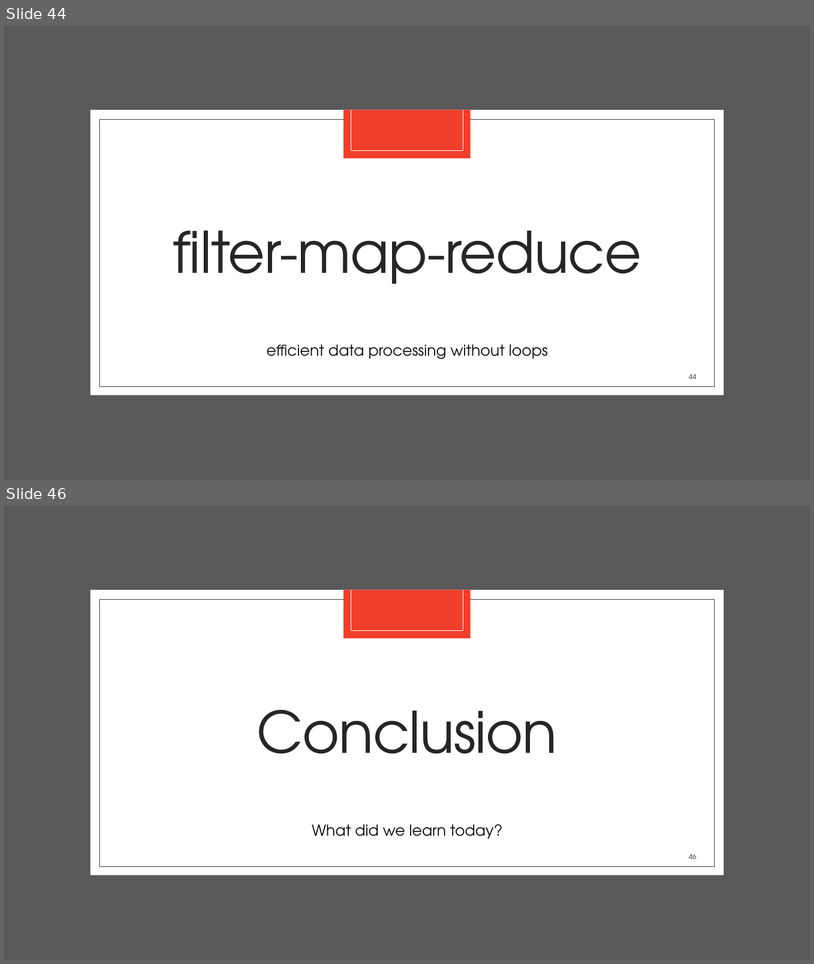
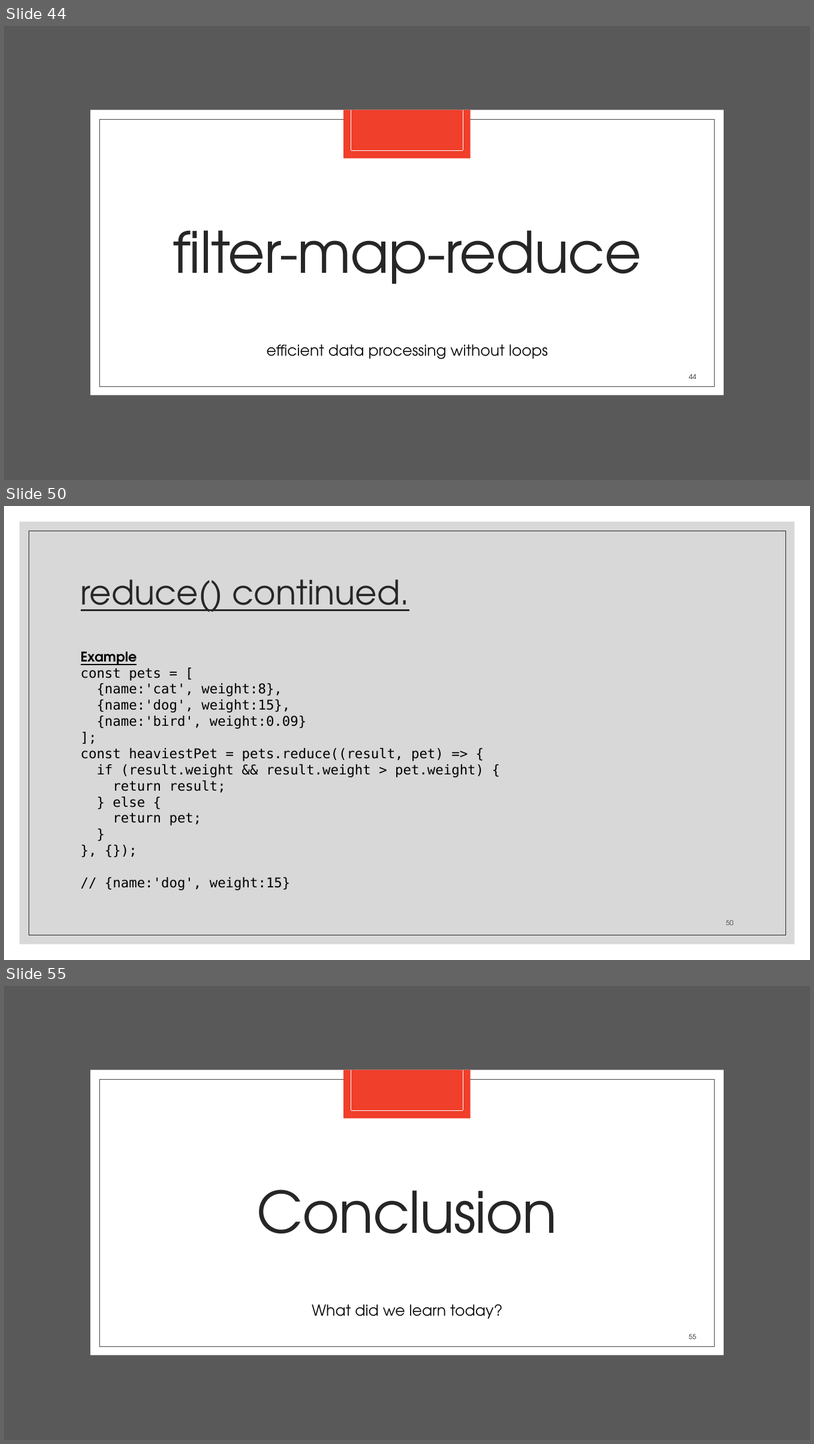
Before and after one commit to zackstotts/base-node-curriculum, a slide deck: unit_00/html_review/04 JavaScript.pptx. Shown one above the other, each under a label of ours: slides 44 and 46 before the commit, slides 44, 50 and 55 after it; the slides between them are not shown. The pictures are 814x964 and 814x1444 pixels, drawn with LibreOffice and Linux fonts; fonts in the diff are those of the drawing. Boxes give left, top, right and bottom in pixels: in the first picture for what was removed or moved away, otherwise in the second. Text is boxed around its words. In the diff, an @@ line names an element or a change of style, - is before the commit and + after.

```diff
--- a/unit_00/html_review/04 JavaScript.pptx
+++ b/unit_00/html_review/04 JavaScript.pptx
@@ slide 50 added at [4,506,810,960], background #FFFFFF @@
@@ rectangle added at [20,522,795,944], fill #BFBFBF at 60% opacity @@
@@ rectangle added at [29,531,786,935], outline #262626 0.5 pt @@
@@ title added at [81,579,410,612], 40 pt, text #262626, underline @@
+reduce() continued.
@@ text added at [81,651,484,890], 16 pt, text #000000 @@
+Example
+const pets = [
+{name:'cat', weight:8},
+{name:'dog', weight:15},
+{name:'bird', weight:0.09}
+];
+const heaviestPet = pets.reduce((result, pet) => {
+if (result.weight && result.weight > pet.weight) {
+return result;
+} else {
+return pet;
+}
+}, {});
+// {name:'dog', weight:15}
@@ page number added at [726,919,734,925], 8 pt, text #404040 @@
+50
@@ what was slide 46 is now slide 55 @@
@@ page number at [689,1333,696,1339]: text changed @@
-46
+55
```
Also in this commit, not shown: 1 slide changed, 8 other slides added.
